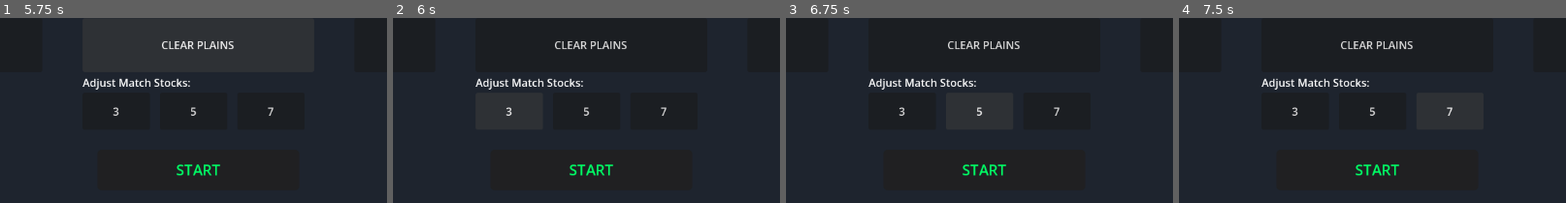
Above: before the commit, frames 1-4 (left to right).
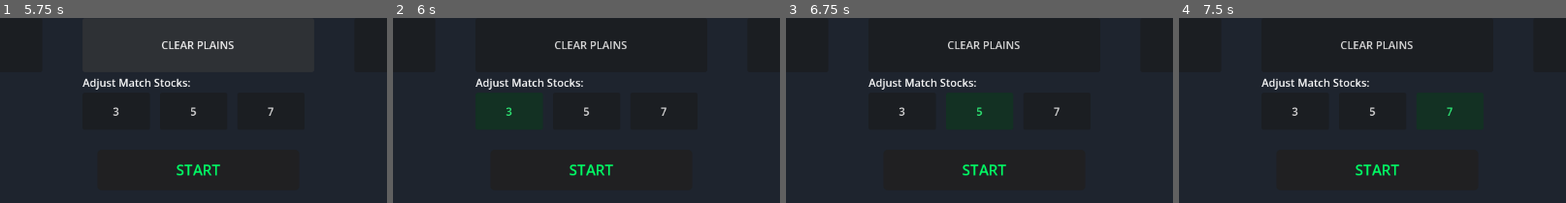
Above: after the commit, the same moments.

Repository: 548778-stack/Little-Duelers
Game: Godot game, scene res://MainMenu.tscn
The game is run twice, just before and just after one commit, with the same random seed, the same clock (stepped at 60 frames per second) and the same inputs.
Inputs (mouse positions are % of the whole screen's width and height, from its top left):
- Up to frame 1 (5.75 s): click (50, 95) at 0.52 s; type "12" at 0.6 s; click "🎮 VS COMPUTER BOT (OFFLINE)" at 1.25 s; click "Recon" at 2 s; click "Sling Shotter" at 2.75 s; click "Cowboy" at 3.5 s; click "OBSTACLE CHAOS" at 4.25 s; click "CLEAR PLAINS" at 5 s
- Up to frame 2 (6 s): click "3" at 5.75 s
- Up to frame 3 (6.75 s): click "5" at 6.5 s
- Up to frame 4 (7.5 s): click "7" at 7.25 s
The pictures show only the part of the screen within x 24-74%, y 50-100%; the shares and areas given below are measured in that part.

Frame 1 is identical in both runs. In frame 2, 3.3% of the frame differs, in the area x 21-39%, y 40-61%; in frame 3, 3.3%, in the area x 41-59%, y 40-61%; in frame 4, 3.3%.

Commit message:
fix 2.4 more to lobby connection

Diff:
--- a/Lobby.gd
+++ b/Lobby.gd
@@ -2,32 +2,38 @@
 
 @onready var start_match_button = $StartMatchButton as Button
 
-# Local UI label pointers (Make sure these node names match your Lobby.tscn setup!)
+# Dynamic Column Containers (Ensure these node paths match your Lobby.tscn layout names!)
+@onready var p1_abilities_container = find_child("P1AbilitiesContainer", true, false) as VBoxContainer
+@onready var p2_abilities_container = find_child("P2AbilitiesContainer", true, false) as VBoxContainer
 @onready var p1_choice_label = find_child("P1ChoiceLabel", true, false) as Label
 @onready var p2_choice_label = find_child("P2ChoiceLabel", true, false) as Label
-@onready var map_choice_label = find_child("MapChoiceLabel", true, false) as Label
-@onready var lives_choice_label = find_child("LivesChoiceLabel", true, false) as Label
 
 func _ready() -> void:
-	# Connect your character class selection buttons
-	_connect_button("P1Recon", func(): rpc("rpc_sync_lobby_choice", 1, "class", "Recon"))
-	_connect_button("P1Slingshotter", func(): rpc("rpc_sync_lobby_choice", 1, "class", "Slingshotter"))
-	_connect_button("P1Cowboy", func(): rpc("rpc_sync_lobby_choice", 1, "class", "Cowboy"))
+	# --- 🌐 INSTRUCTION FIXED: DYNAMIC HARDWARE BUTTON ROUTING ---
+	# Instead of separate P1/P2 hooks, your buttons route automatically by checking server status!
+	_connect_button("ReconButton", func():
+		var target_id = 1 if multiplayer.is_server() else multiplayer.get_unique_id()
+		rpc("sync_lobby_selection", target_id, "class", "Recon")
+	)
+	_connect_button("SlingshotterButton", func():
+		var target_id = 1 if multiplayer.is_server() else multiplayer.get_unique_id()
+		rpc("sync_lobby_selection", target_id, "class", "Slingshotter")
+	)
+	_connect_button("CowboyButton", func():
+		var target_id = 1 if multiplayer.is_server() else multiplayer.get_unique_id()
+		rpc("sync_lobby_selection", target_id, "class", "Cowboy")
+	)
 
-	_connect_button("P2Recon", func(): rpc("rpc_sync_lobby_choice", multiplayer.get_unique_id(), "class", "Recon"))
-	_connect_button("P2Slingshotter", func(): rpc("rpc_sync_lobby_choice", multiplayer.get_unique_id(), "class", "Slingshotter"))
-	_connect_button("P2Cowboy", func(): rpc("rpc_sync_lobby_choice", multiplayer.get_unique_id(), "class", "Cowboy"))
-
-	# Connect your map layout buttons
-	_connect_button("MapStandard", func(): rpc("rpc_sync_lobby_choice", 1, "map", "Standard Field"))
+	# --- CENTRAL COLUMN SELECTIONS (MAPS & LIVES) ---
+	_connect_button("MapStandard", func(): rpc("sync_lobby_selection", 1, "map", "Standard Field"))
 	_connect_button("MapChaos", func(): rpc("rpc_sync_lobby_choice", 1, "map", "Obstacle Heavy Chaos"))
 	_connect_button("MapPlain", func(): rpc("rpc_sync_lobby_choice", 1, "map", "Open Empty Plain"))
 
-	# Connect your live stock option buttons
-	_connect_button("Lives3", func(): rpc("rpc_sync_lobby_choice", 1, "lives", "3"))
-	_connect_button("Lives5", func(): rpc("rpc_sync_lobby_choice", 1, "lives", "5"))
-	_connect_button("Lives7", func(): rpc("rpc_sync_lobby_choice", 1, "lives", "7"))
+	_connect_button("Lives3", func(): rpc("sync_lobby_selection", 1, "lives", "3"))
+	_connect_button("Lives5", func(): rpc("sync_lobby_selection", 1, "lives", "5"))
+	_connect_button("Lives7", func(): rpc("sync_lobby_selection", 1, "lives", "7"))
 
+	# Manage Start button permissions exclusively for Host server machine
 	if multiplayer.multiplayer_peer != null:
 		if not multiplayer.is_server():
 			if start_match_button:
@@ -38,35 +44,75 @@
 	else:
 		if start_match_button: start_match_button.pressed.connect(_on_start_match_pressed)
 
-# --- THE REAL-TIME UI SYNC COUPLER RPC ---
+# --- 📡 INSTRUCTION FIXED: THE UNIFIED LOBBY SELECTION RPC ---
 @rpc("any_peer", "call_local", "reliable")
-func rpc_sync_lobby_choice(peer_id: int, type: String, choice_name: String) -> void:
-	# 1. Store choices cleanly into the lifelong background global singleton arrays [0.1]
-	match type:
+func sync_lobby_selection(peer_id: int, selection_type: String, value: String) -> void:
+	var is_p1 = (peer_id == 1)
+
+	match selection_type:
 		"class":
-			if peer_id == 1:
-				GlobalLobby.lobby_selections[1] = choice_name
-				# Auto-map standard class ability pairs
-				GlobalLobby.lobby_skills[1] = "Recons Eye" if choice_name == "Recon" else ("Piercing Shot" if choice_name == "Slingshotter" else "Marksman")
-				if p1_choice_label: p1_choice_label.text = "P1 Class: " + choice_name
+			# 1. Update Global Singelton data registry vault values
+			if is_p1:
+				GlobalLobby.lobby_selections[1] = value
+				GlobalLobby.lobby_skills[1] = "Recons Eye" if value == "Recon" else ("Piercing Shot" if value == "Slingshotter" else "Marksman")
+				if p1_choice_label: p1_choice_label.text = "P1 Class: " + value
 			else:
-				GlobalLobby.lobby_selections[peer_id] = choice_name
-				GlobalLobby.lobby_selections["guest"] = choice_name
-				GlobalLobby.lobby_skills[peer_id] = "Recons Eye" if choice_name == "Recon" else ("Piercing Shot" if choice_name == "Slingshotter" else "Marksman")
+				GlobalLobby.lobby_selections[peer_id] = value
+				GlobalLobby.lobby_selections["guest"] = value
+				GlobalLobby.lobby_skills[peer_id] = "Recons Eye" if value == "Recon" else ("Piercing Shot" if value == "Slingshotter" else "Marksman")
 				GlobalLobby.lobby_skills["guest"] = GlobalLobby.lobby_skills[peer_id]
-				if p2_choice_label: p2_choice_label.text = "P2 Class: " + choice_name
+				if p2_choice_label: p2_choice_label.text = "P2 Class: " + value
+
+			# 2. INSTRUCTION FIXED: POPULATE THE ABILITIES CONTAINER DYNAMICALLY
+			var target_container = p1_abilities_container if is_p1 else p2_abilities_container
+			if target_container:
+				# Clear old child nodes completely using queue_free()
+				for child in target_container.get_children():
+					child.queue_free()
+
+				# Filter out specialized layout perk lists
+				var valid_skills: Array[String] = []
+				match value:
+					"Recon": valid_skills = ["Recons Eye", "Recons Will"]
+					"Slingshotter": valid_skills = ["Piercing Shot", "Bouncing Shot"]
+					"Cowboy": valid_skills = ["Marksman", "Jerry Miculek"]
+
+				# Instance and add new matching buttons into the VBox so they visually pop up on both screens!
+				for skill in valid_skills:
+					var skill_btn = Button.new()
+					skill_btn.text = skill
+					skill_btn.custom_minimum_size = Vector2(180, 35)
+					skill_btn.mouse_default_cursor_shape = Control.CURSOR_POINTING_HAND
+
+					skill_btn.pressed.connect(func():
+						rpc("sync_lobby_selection", peer_id, "ability", skill)
+					)
+					target_container.add_child(skill_btn)
+
+		"ability":
+			if is_p1:
+				GlobalLobby.lobby_skills[1] = value
+				print("💙 P1 Locked Ability: ", value)
+			else:
+				GlobalLobby.lobby_skills[peer_id] = value
+				GlobalLobby.lobby_skills["guest"] = value
+				print("🔴 P2 Locked Ability: ", value)
+
 		"map":
-			GlobalLobby.selected_map = choice_name
-			if map_choice_label: map_choice_label.text = "Arena Layout: " + choice_name
+			# INSTRUCTION FIXED: Update central variable and highlight chosen button layout
+			GlobalLobby.selected_map = value
+			_highlight_selected_button_group(["MapStandard", "MapChaos", "MapPlain"], "Map" + value.get_slice(" ", 0))
+			print("🌍 Central Map Sync: ", value)
+
 		"lives":
-			GlobalLobby.starting_lives_setting = choice_name.to_int()
-			if lives_choice_label: lives_choice_label.text = "Stock Limit: " + choice_name + " Lives"
-
-	print("📡 Real-Time Sync: Peer ID ", peer_id, " locked in ", type, " ➔ ", choice_name)
+			# INSTRUCTION FIXED: Update central variable and highlight chosen button layout
+			GlobalLobby.starting_lives_setting = value.to_int()
+			_highlight_selected_button_group(["Lives3", "Lives5", "Lives7"], "Lives" + value)
+			print("🔢 Central Stock Sync: ", value, " Lives")
 
 func _on_start_match_pressed() -> void:
 	if multiplayer.multiplayer_peer == null or multiplayer.is_server():
-		print("📡 Host clicked START MATCH. Broadcaster launching game loop...")
+		print("🚀 Host launching match. Executing screen transaction...")
 		rpc("launch_combat_arena", "res://CombatArena.tscn")
 
 @rpc("any_peer", "call_local", "reliable")
@@ -76,3 +122,13 @@
 func _connect_button(btn_name: String, callback: Callable) -> void:
 	var btn = find_child(btn_name, true, false) as Button
 	if btn: btn.pressed.connect(callback)
+
+func _highlight_selected_button_group(group_names: Array, chosen_name: String) -> void:
+	# Loops through a selection row, highlighting the clicked option while resetting others!
+	for node_name in group_names:
+		var btn = find_child(node_name, true, false) as Button
+		if btn:
+			if node_name.begins_with(chosen_name) or chosen_name.begins_with(node_name):
+				btn.self_modulate = Color(0.2, 1.0, 0.5) # Glowing Neon Green Highlight!
+			else:
+				btn.self_modulate = Color(1.0, 1.0, 1.0) # Reset color back to flat standard white
